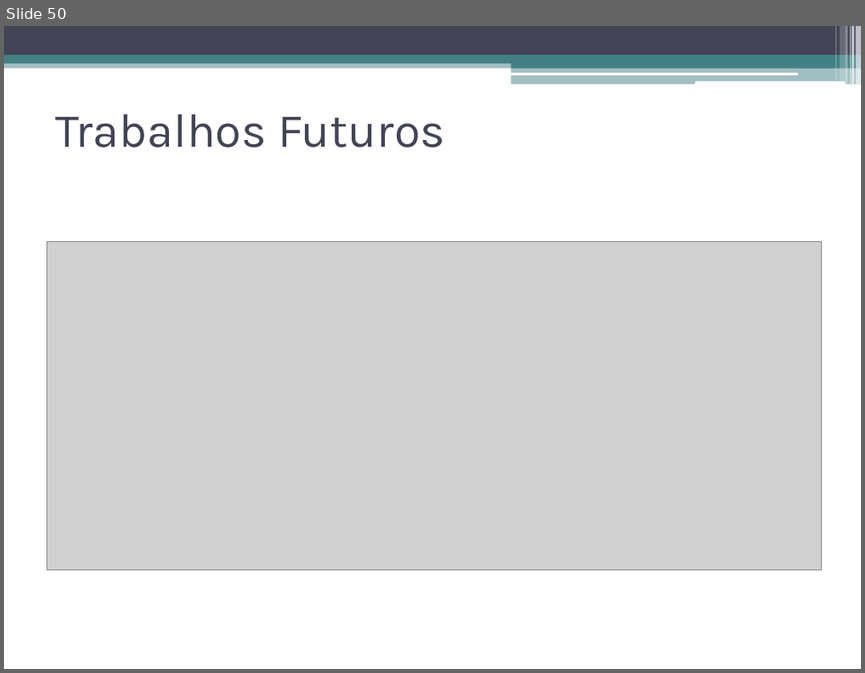
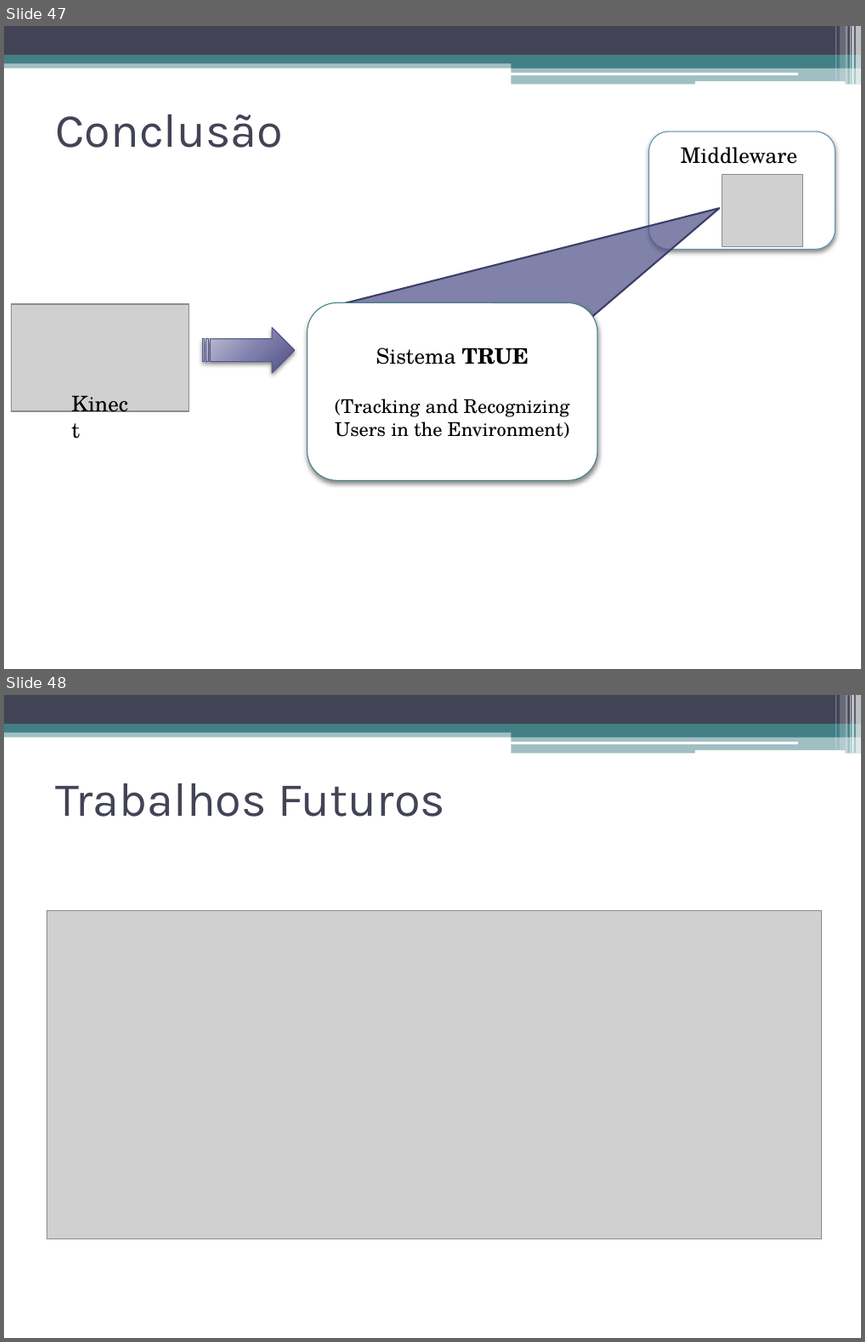
Before and after one commit to talesporto/Artigo-TRUE-SBCUP, a slide deck: apresentacao/ApresentacaoSBCUP.pptx. Shown one above the other, each under a label of ours: slide 50 before the commit, slides 47 and 48 after it. The pictures are 865x673 and 865x1342 pixels, drawn with LibreOffice and Linux fonts; fonts in the diff are those of the drawing; grey boxes stand for pictures. Boxes give left, top, right and bottom in pixels: in the first picture for what was removed or moved away, otherwise in the second. Text is boxed around its words. In the diff, an @@ line names an element or a change of style, - is before the commit and + after.

```diff
--- a/apresentacao/ApresentacaoSBCUP.pptx
+++ b/apresentacao/ApresentacaoSBCUP.pptx
@@ slide 47 added at <box>4,26,861,669</box>, background #FFFFFF; not listed: 13 template elements that a slide beside it also shows @@
@@ title added at <box>55,114,283,148</box>, 40 pt, text #424456 @@
+Conclusão
@@ trapezoid added at <box>318,125,763,477</box>, fill #53548A at 73% opacity, outline #3D3E66 1.5 pt @@
@@ rounded rectangle added at <box>649,131,835,249</box>, fill #FFFFFF, outline #5C92B5 0.75 pt, 18 pt, text #000000 @@
+Middleware
@@ picture added at <box>722,174,802,246</box> @@
@@ picture added at <box>12,304,189,411</box> @@
@@ rounded rectangle added at <box>307,303,598,480</box>, fill #FFFFFF, outline #438086 0.75 pt, 16 pt, text #000000 @@
+Sistema TRUE
+(Tracking and Recognizing Users in the Environment)
@@ striped right arrow added at <box>203,328,295,373</box>, fill gradient #C9C9DA to #7F80AE to #4D4E81, outline #53548A 0.75 pt @@
@@ text added at <box>64,386,142,420</box>, 18 pt, text #000000 @@
+Kinect
@@ what was slide 50 is now slide 48 @@
```
Also in this commit, not shown: 4 slides changed, 1 other slide added, 4 slides removed, 2 other files.
